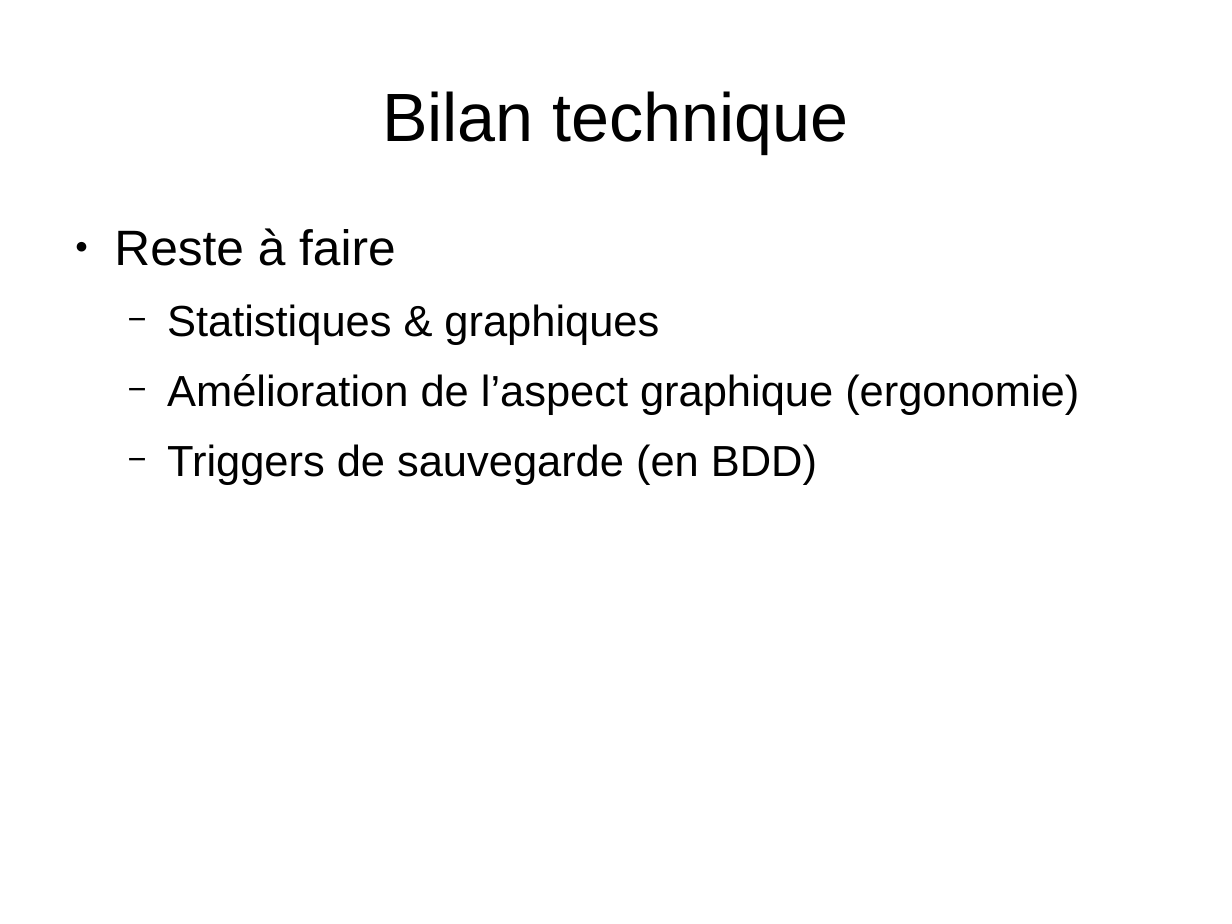
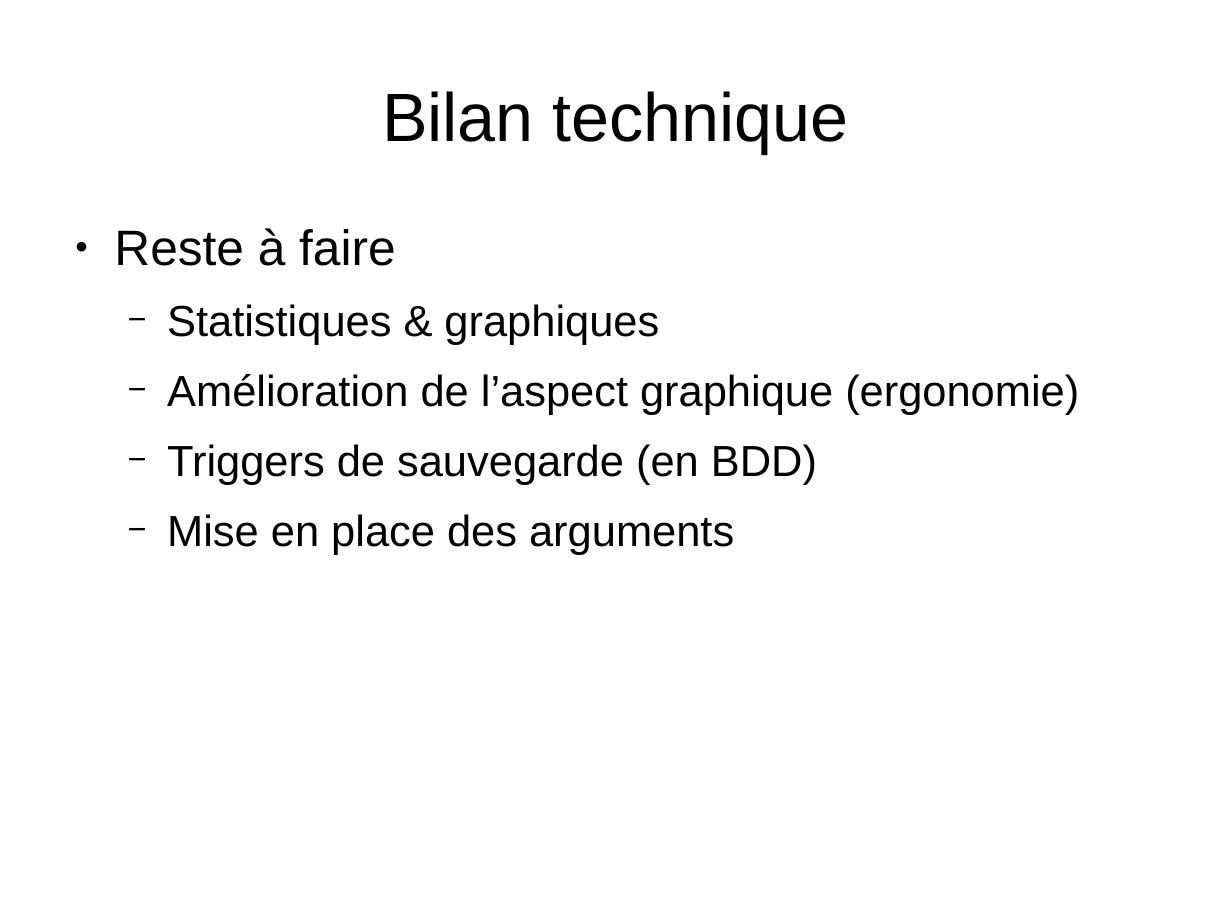
Before and after one commit to YohannBethoule/AnnuaireCollaboratif, a slide deck: slide 47 of doc/diapo_finale.odp. Drawn at 1232x924 pixels with LibreOffice and Linux fonts; fonts in the diff are those of the drawing. Boxes give left, top, right and bottom in pixels: in the first picture for what was removed or moved away, otherwise in the second. Text is boxed around its words. In the diff, an @@ line names an element or a change of style, - is before the commit and + after.

```diff
--- a/doc/diapo_finale.odp
+++ b/doc/diapo_finale.odp
@@ text at (x1=167, y1=514, x2=734, y2=555): paragraph added @@
+  − Mise en place des arguments
```
Also in this commit, not shown: 1 slide added.
